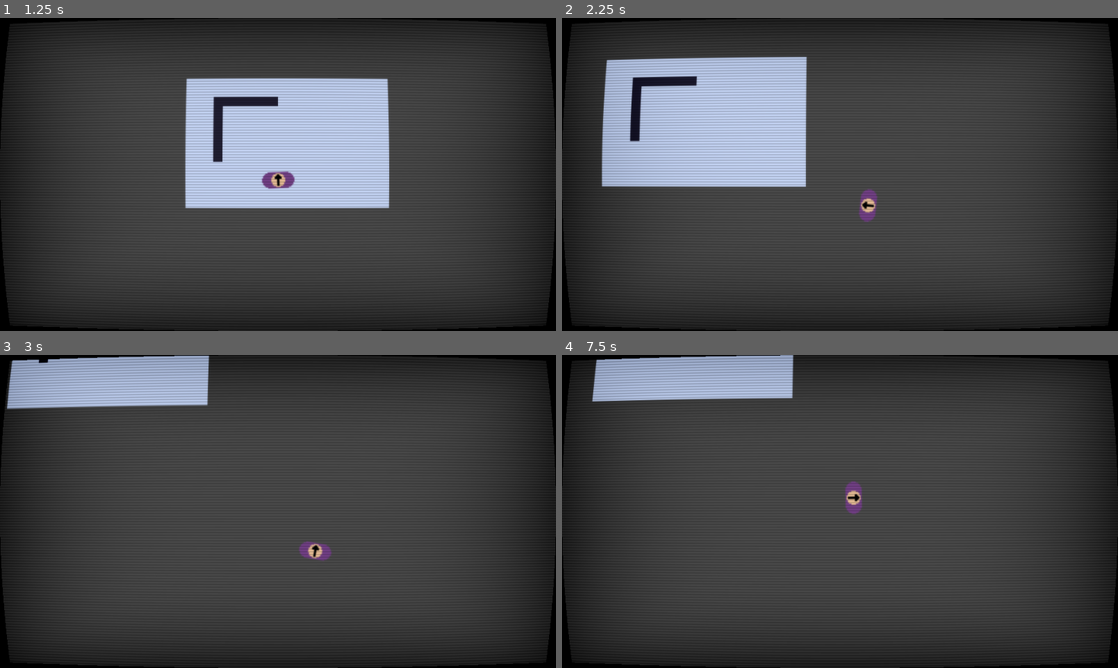
Above: before the commit, frames 1-4 (two rows, left to right).
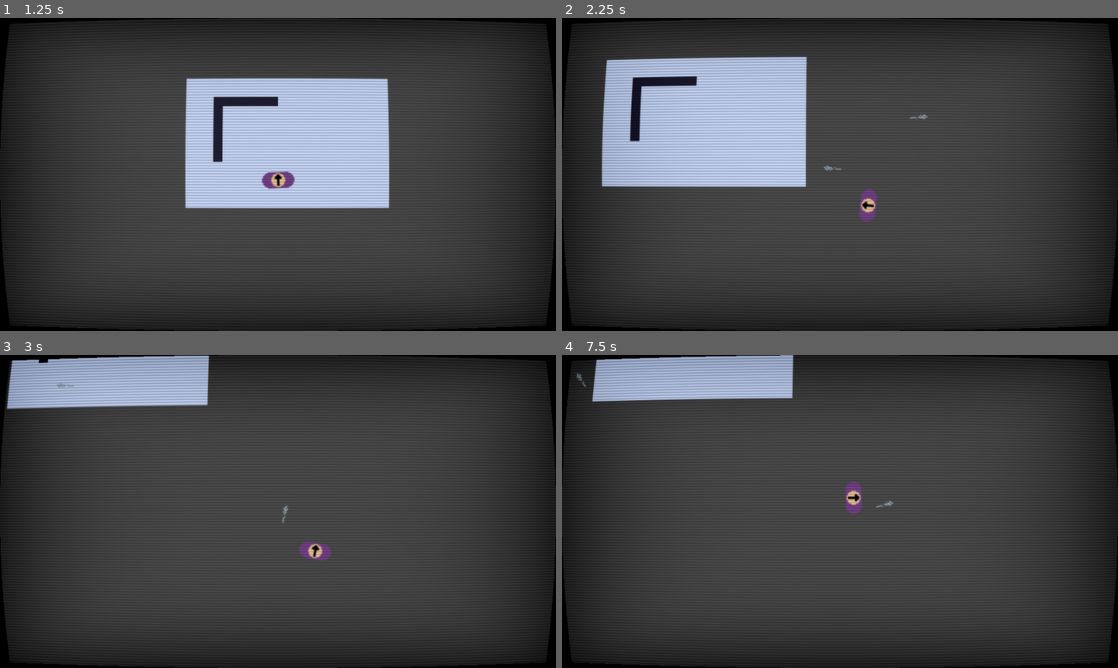
Above: after the commit, the same moments.

Repository: callumrann/gmtk-jam
Game: Godot game, scene res://scenes/main.tscn
Two runs of this game, one before a commit and one after it. Both use one fixed random seed, a clock stepped at 60 frames per second and the inputs below. Sound files missing from this copy of the repository are replaced by a short silence.
Inputs (mouse positions are in pixels of both pictures, inside the frame that each line leads up to):
- Up to frame 1 (1.25 s): click "Continue" at 0.5 s
- Up to frame 2 (2.25 s): move the mouse to (962, 158) at 1.27 s; hold D (move_right) 1.28-2.03 s; click (962, 158) at 1.35 s; right-click (962, 158) at 1.55 s; move the mouse to (728, 190) at 2.02 s; hold S (move_down) from 2.03 s (still down); right-click (728, 190) at 2.1 s
- Up to frame 3 (3 s): click (166, 527) at 2.3 s; move the mouse to (333, 442) at 2.77 s; release S (move_down) at 2.78 s; hold D (move_right) from 2.78 s (still down); click (333, 442) at 2.85 s
- Up to frame 4 (7.5 s): right-click (895, 442) at 3.05 s; move the mouse to (812, 574) at 3.52 s; release D (move_right) at 3.53 s; hold W (move_up) 3.53-4.28 s; right-click (812, 574) at 3.6 s; click (812, 574) at 3.8 s; move the mouse to (1006, 558) at 4.27 s; hold A (move_left) 4.28-5.78 s; click (1006, 558) at 4.35 s; right-click (1006, 558) at 4.55 s; move the mouse to (673, 464) at 5.02 s; right-click (673, 464) at 5.1 s; click (673, 464) at 5.3 s; move the mouse to (867, 511) at 5.77 s; hold S (move_down) 5.78-6.53 s; click (867, 511) at 5.85 s; right-click (867, 511) at 6.05 s; move the mouse to (756, 433) at 6.52 s; hold D (move_right) 6.53-7.28 s; right-click (756, 433) at 6.6 s; click (756, 433) at 6.8 s; move the mouse to (962, 495) at 7.27 s; hold W (move_up) from 7.28 s (still down); click (962, 495) at 7.35 s

Frame 1 is identical in both runs. In frame 2, less than 0.1% of the frame differs, in the area x 47-66%, y 30-49%; in frame 3, less than 0.1%; in frame 4, less than 0.1%, in the area x 2-60%, y 5-49%.

Commit message:
feat: add bullets that fire from left or right of player based on button pressed, in direction player is facing

Diff:
--- a/project.godot
+++ b/project.godot
@@ -59,6 +59,21 @@
 "events": [Object(InputEventKey,"resource_local_to_scene":false,"resource_name":"","device":-1,"window_id":0,"alt_press …(192 unchanged characters)…
 ]
 }
+shoot_left={
+"deadzone": 0.2,
+"events": [Object(InputEventMouseButton,"resource_local_to_scene":false,"resource_name":"","device":-1,"window_id":0,"alt_pressed":false,"shift_pressed":false,"ctrl_pressed":false,"meta_pressed":false,"button_mask":1,"position":Vector2(433.24805, 27.375),"global_position":Vector2(445.24805, 87.375),"factor":1.0,"button_index":1,"canceled":false,"pressed":true,"double_click":false,"script":null)
+]
+}
+shoot_right={
+"deadzone": 0.2,
+"events": [Object(InputEventMouseButton,"resource_local_to_scene":false,"resource_name":"","device":-1,"window_id":0,"alt_pressed":false,"shift_pressed":false,"ctrl_pressed":false,"meta_pressed":false,"button_mask":0,"position":Vector2(0, 0),"global_position":Vector2(0, 0),"factor":1.0,"button_index":2,"canceled":false,"pressed":false,"double_click":false,"script":null)
+]
+}
+
+[layer_names]
+
+2d_physics/layer_1="Collisions"
+2d_physics/layer_2="HurtPlayer"
 
 [physics]
 
--- a/scenes/levels/level1.tscn
+++ b/scenes/levels/level1.tscn
@@ -34,3 +34,5 @@
 
 [node name="Player" parent="." unique_id=251549957 instance=ExtResource("2_4tcl0")]
 position = Vector2(24, 16)
+
+[node name="BulletContainer" type="Node2D" parent="." unique_id=1336524375]
--- /dev/null
+++ b/scenes/things/bullet.tscn
@@ -0,0 +1,33 @@
+[gd_scene format=3 uid="uid://cgamqk585l10q"]
+
+[ext_resource type="Texture2D" uid="uid://xky7jixg7xlr" path="res://assets/sprites/bullet.png" id="1_cmncp"]
+[ext_resource type="Script" uid="uid://nrshbyt53tvr" path="res://scripts/things/bullet.gd" id="1_qwocu"]
+
+[sub_resource type="CircleShape2D" id="CircleShape2D_qwocu"]
+radius = 2.0
+
+[sub_resource type="SpriteFrames" id="SpriteFrames_tebl0"]
+animations = [{
+"frames": [{
+"duration": 1.0,
+"texture": ExtResource("1_cmncp")
+}],
+"loop": 1,
+"name": &"default",
+"speed": 5.0
+}]
+
+[node name="Bullet" type="Area2D" unique_id=1842137755]
+collision_layer = 2
+collision_mask = 0
+script = ExtResource("1_qwocu")
+
+[node name="CollisionShape2D" type="CollisionShape2D" parent="." unique_id=854320617]
+position = Vector2(6, 0)
+shape = SubResource("CircleShape2D_qwocu")
+debug_color = Color(0.9578864, 0.16581842, 0.32240024, 0.41960785)
+
+[node name="AnimatedSprite2D" type="AnimatedSprite2D" parent="." unique_id=993252015]
+rotation = 1.5707964
+sprite_frames = SubResource("SpriteFrames_tebl0")
+metadata/_edit_lock_ = true
--- a/scenes/things/player.tscn
+++ b/scenes/things/player.tscn
@@ -33,11 +33,19 @@
 sprite_frames = SubResource("SpriteFrames_3hlh7")
 
 [node name="Hurtbox" type="Area2D" parent="." unique_id=706970332]
+collision_layer = 0
+collision_mask = 2
 
 [node name="CollisionShape2D" type="CollisionShape2D" parent="Hurtbox" unique_id=2098933394]
 shape = SubResource("CapsuleShape2D_ebmdi")
 debug_color = Color(0.2502731, 0.6246552, 0.34603867, 0.41960785)
 
+[node name="BulletSpawnerLeft" type="Marker2D" parent="." unique_id=225566511]
+position = Vector2(7, -8)
+
+[node name="BulletSpawnerRight" type="Marker2D" parent="." unique_id=1690026887]
+position = Vector2(7, 8)
+
 [node name="Camera2D" type="Camera2D" parent="." unique_id=1111842270]
 process_callback = 0
 position_smoothing_enabled = true
--- a/scripts/autoloads/level_manager.gd
+++ b/scripts/autoloads/level_manager.gd
@@ -3,3 +3,6 @@
 var levelsLoader: Node2D
 
 var current_level: int = 1
+
+func spawn_bullet(bullet: Node2D):
+	levelsLoader.spawned_level.get_node("BulletContainer").add_child(bullet)
--- a/scripts/levels/levels_loader.gd
+++ b/scripts/levels/levels_loader.gd
@@ -5,6 +5,7 @@
 '''
 
 @onready var level_container: Node2D = $"LevelContainer"
+var spawned_level: Node2D
 
 func _ready() -> void:
 	LevelManager.levelsLoader = self
@@ -29,6 +30,7 @@
 
 	var new_level = load(levels[level- 1]).instantiate()
 	level_container.add_child(new_level)
+	spawned_level = new_level
 
 '''
 ====== Pause Screen ======
--- /dev/null
+++ b/scripts/things/bullet.gd
@@ -0,0 +1,13 @@
+extends Area2D
+
+const k_speed: float = 200
+
+var despawn_timer: float = 5.0 # only matters if shot outside
+
+func _physics_process(delta: float) -> void:
+	var direction: Vector2 = Vector2.RIGHT.rotated(rotation)
+	position += direction * k_speed * delta
+
+	if despawn_timer <= 0.0:
+		queue_free()
+	despawn_timer -= delta
--- a/scripts/things/player.gd
+++ b/scripts/things/player.gd
@@ -1,16 +1,57 @@
 extends CharacterBody2D
 
+# Camera control
 @onready var camera: Camera2D = $"Camera2D"
 const k_camera_percent_to_mouse: float = 0.3
 
-const SPEED: float = 200
+# Bullet shooting
+@onready var bullet_spawn_left: Marker2D = $"BulletSpawnerLeft"
+@onready var bullet_spawn_right: Marker2D = $"BulletSpawnerRight"
+const k_bulletScene: PackedScene = preload("res://scenes/things/bullet.tscn")
+
+const k_starting_bullets = 5
+var left_bullets: int = k_starting_bullets
+var right_bullets: int = k_starting_bullets
+
+const k_bullet_cooldown: float = 0.3
+var bullet_cooldown_remaining: float = 0.0
+
+const k_movement_speed: float = 200
 
 func _process(delta: float) -> void:
+	# Camera control
 	var mouse_position = get_global_mouse_position()
 	camera.global_position = lerp(position, mouse_position, k_camera_percent_to_mouse)
 	rotation = (mouse_position - position).angle()
 
+	# Bullet shooting
+	if (bullet_cooldown_remaining > 0):
+		bullet_cooldown_remaining -= delta
+	elif Input.is_action_just_pressed("shoot_left"):
+		if left_bullets > 0:
+			var bullet: Area2D = k_bulletScene.instantiate()
+			bullet.global_position = bullet_spawn_left.global_position
+			bullet.rotation = rotation
+			LevelManager.spawn_bullet(bullet)
+
+			left_bullets -= 1
+			bullet_cooldown_remaining = k_bullet_cooldown
+		else:
+			print("no more left bullets")
+
+	elif Input.is_action_just_pressed("shoot_right"):
+		if right_bullets > 0:
+			var bullet: Area2D = k_bulletScene.instantiate()
+			bullet.global_position = bullet_spawn_right.global_position
+			bullet.rotation = rotation
+			LevelManager.spawn_bullet(bullet)
+
+			right_bullets -= 1
+			bullet_cooldown_remaining = k_bullet_cooldown
+		else:
+			print("no more right bullets")
+
 func _physics_process(delta: float) -> void:
 	var movement_vector: Vector2 = Input.get_vector("move_left", "move_right", "move_up", "move_down")
-	velocity = movement_vector * SPEED
+	velocity = movement_vector * k_movement_speed
 	move_and_slide()
Binary file added: assets/sprites/bullet.png
Not shown, added: assets/sprites/bullet.png.import
Not shown, added: scripts/things/bullet.gd.uid
